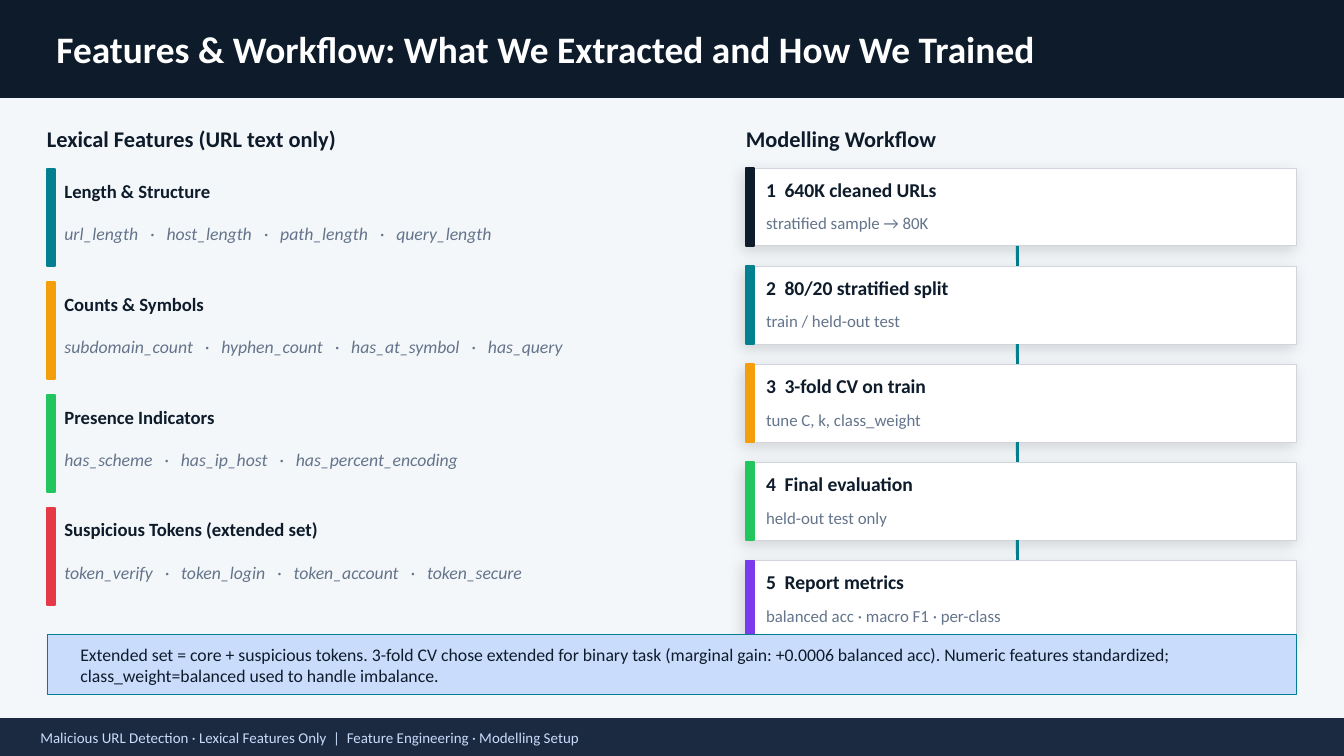
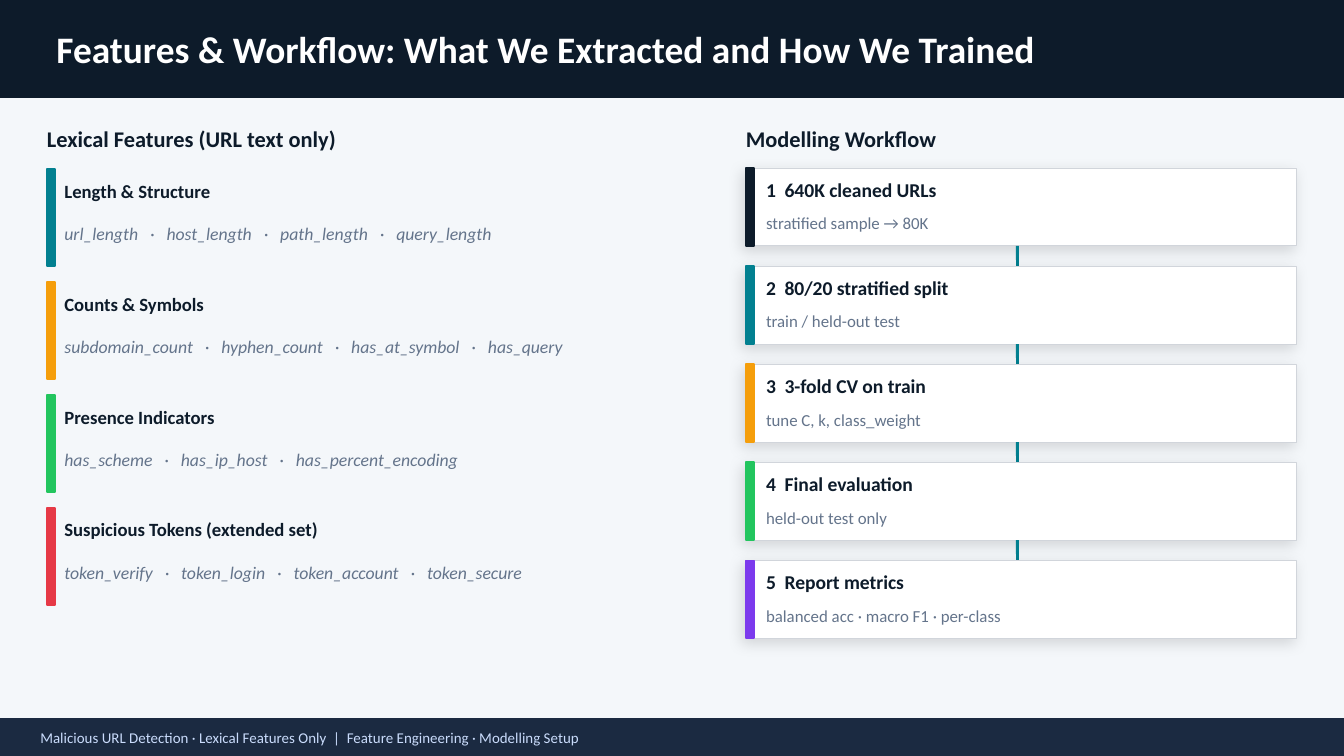
Before and after one commit to NimishSood/malicious-url-detection, a slide deck: slide 6 of Part2.pptx. Drawn at 1344x756 pixels with LibreOffice and Linux fonts; fonts in the diff are those of the drawing. Boxes give left, top, right and bottom in pixels: in the first picture for what was removed or moved away, otherwise in the second. Text is boxed around its words. In the diff, an @@ line names an element or a change of style, - is before the commit and + after.

```diff
--- a/Part2.pptx
+++ b/Part2.pptx
@@ rectangle removed at <box>47,634,1297,695</box> @@
@@ text removed at <box>80,648,1169,685</box> @@
-Extended set = core + suspicious tokens. 3-fold CV chose extended for binary task (marginal gain: +0.0006 balanced acc). Numeric features standardized; class_weight=balanced used to handle imbalance.
```
Also in this commit, not shown: 2 other slides changed, 1 slide added.
